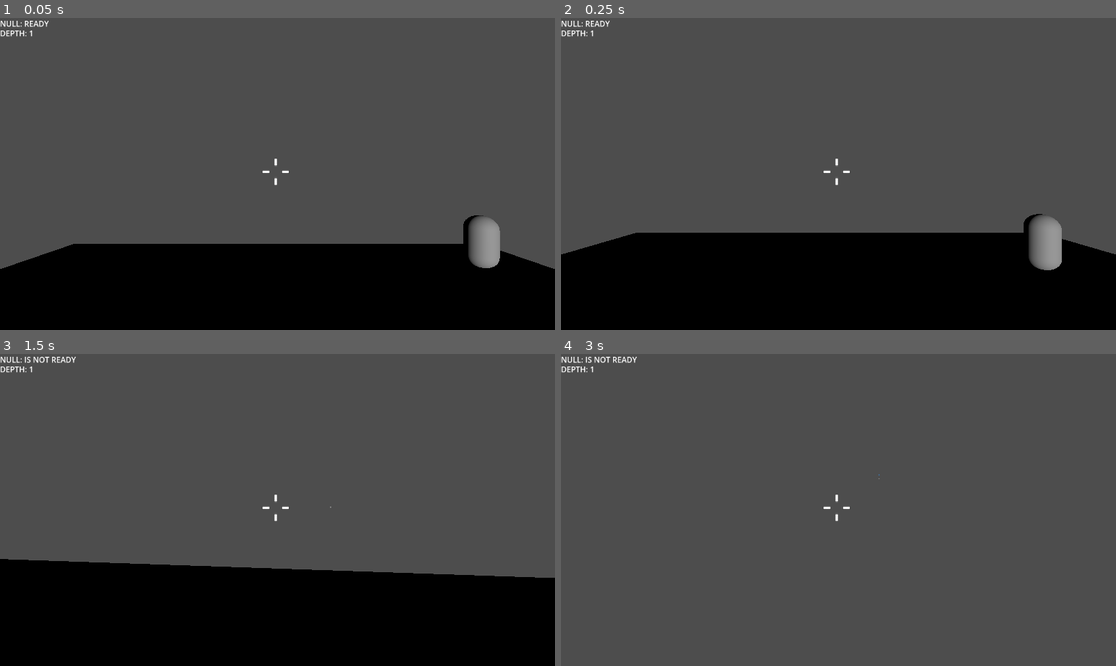
Above: before the commit, frames 1-4 (two rows, left to right).
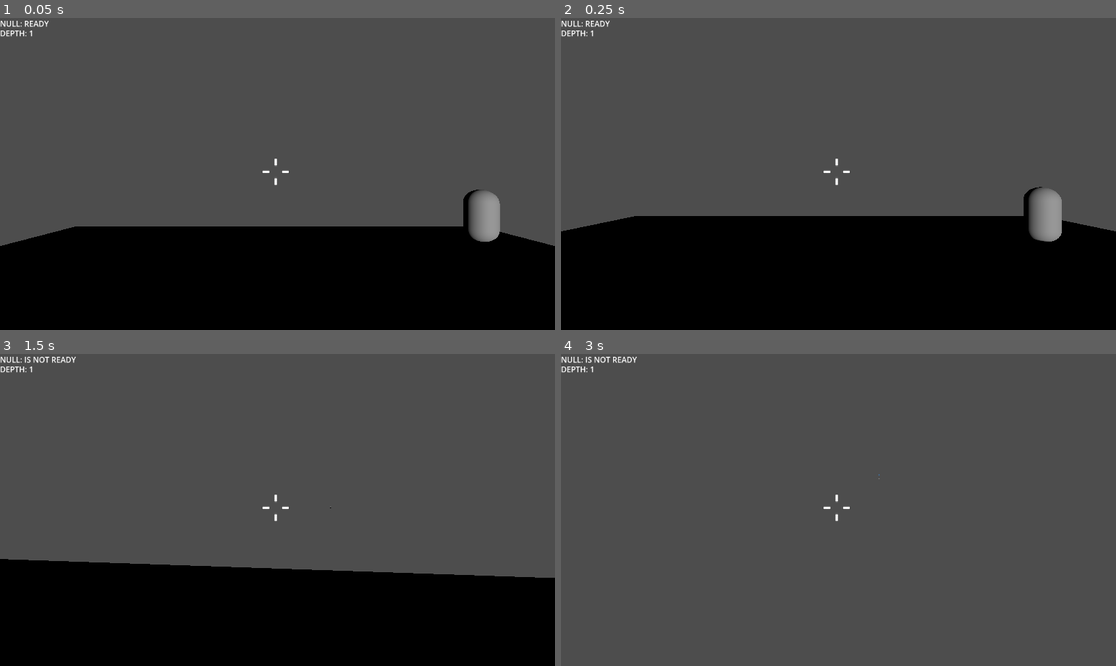
Above: after the commit, the same moments.

Repository: DanieleTrippodo/NULL_IS_NOT_READY_GODOT
Game: Godot game, scene res://Game/Main.tscn
Two runs of this game, one before a commit and one after it. Both use one fixed random seed, a clock stepped at 60 frames per second and the inputs below. The engine's default icon, where the game draws it, is replaced by a stand-in: a white triangle on a blue panel in a dark square.
Inputs (mouse positions are in pixels of both pictures, inside the frame that each line leads up to):
- Up to frame 1 (0.05 s): no input
- Up to frame 2 (0.25 s): no input
- Up to frame 3 (1.5 s): move the mouse to (305, 510) at 0.52 s; press the mouse at (305, 510) at 0.53 s; hold W (move_forward) from 0.53 s (still down); tap Space (jump) at 0.77, 1.07 s; tap Shift (dash, bound only after the commit) at 0.8, 1.35 s; move the mouse to (249, 510) at 1.27 s; release the mouse at (249, 510) at 1.28 s
- Up to frame 4 (3 s): keep holding W (move_forward); tap Space (jump) at 1.52, 1.55, 1.82 s; move the mouse to (849, 503) at 2.02 s; hold Space (jump) 2.03-2.78 s; click (849, 503) at 2.3 s; tap Enter at 2.75 s; move the mouse to (832, 516) at 2.77 s; tap E (interact) at 2.85 s

The runs differ from the first frame. In frame 1, 6.5% of the frame differs, in the area x 0-100%, y 55-81%; in frame 2, 6.4%; in frame 3, less than 0.1%; in frame 4, less than 0.1%.

Commit message:
Prototype Update
sistemati molti bug

Diff:
--- a/Enemies/chaser.gd
+++ b/Enemies/chaser.gd
@@ -4,7 +4,7 @@
 var target: Node3D = null
 
 const GRAVITY: float = 25.0
-const KILL_RADIUS: float = 1.0
+const KILL_RADIUS: float = 1.2 # fallback (solo X/Z)
 
 func set_target(t: Node3D) -> void:
 	target = t
@@ -13,6 +13,7 @@
 	if target == null:
 		return
 
+	# movimento verso player (solo X/Z)
 	var dir := (target.global_position - global_position)
 	dir.y = 0.0
 	dir = dir.normalized()
@@ -28,7 +29,15 @@
 
 	move_and_slide()
 
-	# kill solo in X/Z
+	# ✅ Kill affidabile: se ho colliso con il player
+	for i in range(get_slide_collision_count()):
+		var col := get_slide_collision(i)
+		var other := col.get_collider()
+		if other is Node and (other as Node).is_in_group("player"):
+			Signals.player_died.emit()
+			return
+
+	# Fallback (se per qualche motivo non collidono ma sono “incollati”)
 	var dx := target.global_position.x - global_position.x
 	var dz := target.global_position.z - global_position.z
 	if (dx * dx + dz * dz) <= (KILL_RADIUS * KILL_RADIUS):
--- a/Enemies/chaser.tscn
+++ b/Enemies/chaser.tscn
@@ -7,7 +7,6 @@
 [sub_resource type="CapsuleMesh" id="CapsuleMesh_6557k"]
 
 [node name="Chaser" type="CharacterBody3D" groups=["enemy"]]
-transform = Transform3D(1, 0, 0, 0, 1, 0, 0, 0, 1, 0, 1, 0)
 script = ExtResource("1_6557k")
 
 [node name="CollisionShape3D" type="CollisionShape3D" parent="."]
--- a/Game/Game.gd
+++ b/Game/Game.gd
@@ -26,9 +26,13 @@
 const FLOOR_RAY_DOWN: float = 50.0
 const FLOOR_EPS: float = 0.05
 
+# Restart guard
+var restarting: bool = false
+
 func _ready() -> void:
 	rng.randomize()
 	Run.reset()
+	restarting = false
 
 	Signals.request_shoot.connect(_on_request_shoot)
 	Signals.request_pickup.connect(_on_request_pickup)
@@ -71,6 +75,9 @@
 	player_root.add_child(player)
 
 func _spawn_wave() -> void:
+	if restarting:
+		return
+
 	if chaser_scene == null:
 		push_error("chaser_scene non assegnata in Main (inspector).")
 		return
@@ -106,7 +113,7 @@
 	var player := player_root.get_child(0) as Node3D
 	enemies_alive = 0
 
-	# composizione wave (no warning)
+	# composizione wave
 	var chasers: int = 2 + floori(float(Run.depth - 1) / 2.0)
 	chasers = min(max(chasers, 2), 6)
 
@@ -270,6 +277,8 @@
 # INPUT / SHOOT / PICKUP
 # -------------------------
 func _on_request_shoot(origin: Vector3, direction: Vector3) -> void:
+	if restarting:
+		return
 	if Run.null_ready == false:
 		return
 	if null_projectile_scene == null:
@@ -292,6 +301,8 @@
 		p.fire(origin, direction)
 
 func _on_request_pickup() -> void:
+	if restarting:
+		return
 	if null_instance == null:
 		return
 
@@ -308,6 +319,9 @@
 	Signals.null_ready_changed.emit(true)
 
 func _on_enemy_killed(enemy: Node) -> void:
+	if restarting:
+		return
+
 	if is_instance_valid(enemy):
 		enemy.queue_free()
 
@@ -319,7 +333,6 @@
 	if enemies_alive <= 0:
 		Run.depth += 1
 
-		# PERK random a fine wave
 		Run.grant_random_perk(rng)
 		Signals.perk_granted.emit(Run.last_perk_title, Run.last_perk_desc)
 
@@ -327,4 +340,12 @@
 		_spawn_wave()
 
 func _on_player_died() -> void:
-	get_tree().reload_current_scene()
+	if restarting:
+		return
+	restarting = true
+
+	# reset immediato dello stato run
+	Run.reset()
+
+	# reload fuori dal physics step
+	get_tree().call_deferred("reload_current_scene")
--- a/Game/Main.tscn
+++ b/Game/Main.tscn
@@ -32,3 +32,4 @@
 
 [node name="DirectionalLight3D" type="DirectionalLight3D" parent="."]
 transform = Transform3D(1, 0, 0, 0, 1, 0, 0, 0, 1, 0, 2.0265074, 0)
+shadow_enabled = true
--- a/Game/Run.gd
+++ b/Game/Run.gd
@@ -9,28 +9,34 @@
 var pickup_radius: float = 2.0
 
 var move_speed_mult: float = 1.0
+var air_speed_mult: float = 1.0
 
 var jump_enabled: bool = false
 var jump_velocity: float = 7.0
-var air_speed_mult: float = 1.0
-
 var flight_time_left: float = 0.0
 
 var turret_interval_mult: float = 1.0
 
-# ultimo perk ottenuto (per HUD)
+# NEW
+var null_speed_mult: float = 1.0
+var null_range_mult: float = 1.0
+var dash_enabled: bool = false
+
 var last_perk_title: String = ""
 var last_perk_desc: String = ""
 
-# pool (stringhe per evitare Variant)
 var perk_pool: Array[String] = [
 	"NULL_BOUNCE",
 	"JUMP_UNLOCK",
+	"JUMP_POWER",
 	"LONG_JUMP",
 	"FLIGHT_BURST",
 	"MAGNET_PICKUP",
 	"SPRINT",
-	"SLOW_TURRETS"
+	"SLOW_TURRETS",
+	"NULL_SPEED",
+	"NULL_RANGE",
+	"DASH_UNLOCK"
 ]
 
 func reset() -> void:
@@ -41,33 +47,36 @@
 	pickup_radius = 2.0
 
 	move_speed_mult = 1.0
+	air_speed_mult = 1.0
 
 	jump_enabled = false
 	jump_velocity = 7.0
-	air_speed_mult = 1.0
-
 	flight_time_left = 0.0
 
 	turret_interval_mult = 1.0
+
+	null_speed_mult = 1.0
+	null_range_mult = 1.0
+	dash_enabled = false
 
 	last_perk_title = ""
 	last_perk_desc = ""
 
 func grant_random_perk(rng: RandomNumberGenerator) -> void:
-	# prova più volte finché non trova un perk “utile”
-	for _i: int in range(20):
+	for _i: int in range(30):
 		var id: String = perk_pool[rng.randi_range(0, perk_pool.size() - 1)]
 		if _can_take(id):
 			_apply(id)
 			return
-
-	# fallback
 	_apply("NULL_BOUNCE")
 
 func _can_take(id: String) -> bool:
 	match id:
 		"JUMP_UNLOCK":
 			return not jump_enabled
+		"DASH_UNLOCK":
+			return not dash_enabled
+
 		"NULL_BOUNCE":
 			return null_bounces < 3
 		"LONG_JUMP":
@@ -78,6 +87,14 @@
 			return move_speed_mult < 2.0
 		"SLOW_TURRETS":
 			return turret_interval_mult < 2.0
+
+		"NULL_SPEED":
+			return null_speed_mult < 2.0
+		"NULL_RANGE":
+			return null_range_mult < 2.5
+		"JUMP_POWER":
+			return jump_velocity < 12.0
+
 		"FLIGHT_BURST":
 			return true
 		_:
@@ -95,30 +112,50 @@
 			last_perk_title = "JUMP UNLOCK"
 			last_perk_desc = "Ora puoi saltare."
 
+		"JUMP_POWER":
+			jump_velocity = min(jump_velocity + 1.0, 12.0)
+			last_perk_title = "JUMP POWER +1"
+			last_perk_desc = "Salto più alto (stackabile)."
+
 		"LONG_JUMP":
 			air_speed_mult = min(air_speed_mult + 0.25, 2.0)
 			last_perk_title = "LONG JUMP"
 			last_perk_desc = "Velocità in aria +25% (stackabile)."
 
 		"FLIGHT_BURST":
-			flight_time_left += 3.0
-			last_perk_title = "FLIGHT BURST"
-			last_perk_desc = "+3s di volo (si somma)."
+			flight_time_left += 5.0
+			last_perk_title = "FLIGHT BURST +5s"
+			last_perk_desc = "Volo per 5s (si somma)."
 
 		"MAGNET_PICKUP":
 			pickup_radius = min(pickup_radius + 1.0, 6.0)
-			last_perk_title = "MAGNET PICKUP"
+			last_perk_title = "MAGNET PICKUP +1m"
 			last_perk_desc = "Raggio pickup +1m (max 6m)."
 
 		"SPRINT":
 			move_speed_mult = min(move_speed_mult + 0.15, 2.0)
-			last_perk_title = "SPRINT"
+			last_perk_title = "SPRINT +15%"
 			last_perk_desc = "Velocità movimento +15% (stackabile)."
 
 		"SLOW_TURRETS":
 			turret_interval_mult = min(turret_interval_mult + 0.15, 2.0)
-			last_perk_title = "SLOW TURRETS"
+			last_perk_title = "SLOW TURRETS +15%"
 			last_perk_desc = "Turret più lenti (+15% intervallo)."
+
+		"NULL_SPEED":
+			null_speed_mult = min(null_speed_mult + 0.15, 2.0)
+			last_perk_title = "NULL SPEED +15%"
+			last_perk_desc = "Proiettile più veloce (stackabile)."
+
+		"NULL_RANGE":
+			null_range_mult = min(null_range_mult + 0.25, 2.5)
+			last_perk_title = "NULL RANGE +25%"
+			last_perk_desc = "Distanza prima del drop +25% (stackabile)."
+
+		"DASH_UNLOCK":
+			dash_enabled = true
+			last_perk_title = "DASH UNLOCK"
+			last_perk_desc = "Scatto rapido con Shift."
 
 		_:
 			last_perk_title = "UNKNOWN"
--- a/Player/player.gd
+++ b/Player/player.gd
@@ -8,12 +8,25 @@
 var pitch: float = 0.0
 
 const GRAVITY: float = 20.0
+
 var has_fly_down: bool = false
+var has_dash: bool = false
+
+# Dash (perk)
+var dash_cd: float = 0.0
+var dash_time_left: float = 0.0
+var dash_vel: Vector3 = Vector3.ZERO
+
+const DASH_DURATION: float = 0.12
+const DASH_COOLDOWN: float = 0.9
+const DASH_STRENGTH: float = 14.0
 
 func _ready() -> void:
 	Input.set_mouse_mode(Input.MOUSE_MODE_CAPTURED)
 	set_process_unhandled_input(true)
+
 	has_fly_down = InputMap.has_action("fly_down")
+	has_dash = InputMap.has_action("dash")
 
 func _unhandled_input(event: InputEvent) -> void:
 	if event is InputEventMouseMotion and Input.get_mouse_mode() == Input.MOUSE_MODE_CAPTURED:
@@ -27,14 +40,18 @@
 		Input.set_mouse_mode(Input.MOUSE_MODE_VISIBLE)
 
 	if event.is_action_pressed("shoot"):
-		var origin := camera.global_transform.origin
-		var dir := -camera.global_transform.basis.z
+		var origin: Vector3 = camera.global_transform.origin
+		var dir: Vector3 = -camera.global_transform.basis.z
 		Signals.request_shoot.emit(origin, dir)
 
 	if event.is_action_pressed("interact"):
 		Signals.request_pickup.emit()
 
 func _physics_process(delta: float) -> void:
+	# dash timers
+	dash_cd = max(dash_cd - delta, 0.0)
+	dash_time_left = max(dash_time_left - delta, 0.0)
+
 	# input movimento
 	var input_dir := Vector3.ZERO
 	if Input.is_action_pressed("move_forward"):
@@ -59,6 +76,19 @@
 	velocity.x = dir.x * speed
 	velocity.z = dir.z * speed
 
+	# DASH (solo se sbloccato e azione esiste)
+	if Run.dash_enabled and has_dash and dash_cd <= 0.0 and Input.is_action_just_pressed("dash"):
+		var fwd: Vector3 = -global_transform.basis.z
+		fwd.y = 0.0
+		fwd = fwd.normalized()
+		dash_vel = fwd * DASH_STRENGTH
+		dash_time_left = DASH_DURATION
+		dash_cd = DASH_COOLDOWN
+
+	if dash_time_left > 0.0:
+		velocity.x += dash_vel.x
+		velocity.z += dash_vel.z
+
 	# flight / gravity / jump
 	var flying: bool = Run.flight_time_left > 0.0
 
@@ -71,10 +101,8 @@
 		elif has_fly_down and Input.is_action_pressed("fly_down"):
 			vy = -Run.jump_velocity
 		velocity.y = vy
-
 	else:
 		if is_on_floor():
-			# salto sbloccato: qui NON verrà sovrascritto
 			if Run.jump_enabled and Input.is_action_just_pressed("jump"):
 				velocity.y = Run.jump_velocity
 			else:
--- a/Player/player.tscn
+++ b/Player/player.tscn
@@ -5,7 +5,6 @@
 [sub_resource type="CapsuleShape3D" id="CapsuleShape3D_hvfyp"]
 
 [node name="Player" type="CharacterBody3D" groups=["player"]]
-transform = Transform3D(1, 0, 0, 0, 1, 0, 0, 0, 1, 0, 1, 0)
 script = ExtResource("1_l8h54")
 
 [node name="CollisionShape3D" type="CollisionShape3D" parent="."]
--- a/Weapons/null_projectile.gd
+++ b/Weapons/null_projectile.gd
@@ -4,6 +4,7 @@
 enum State { FIRED, DROPPED }
 
 @onready var pickup_indicator: Sprite3D = $PickupIndicator
+@onready var col_shape: CollisionShape3D = $CollisionShape3D
 
 var state: int = State.FIRED
 var velocity: Vector3 = Vector3.ZERO
@@ -11,11 +12,21 @@
 var t: float = 0.0
 
 var bounces_left: int = 0
+var sweep_radius: float = 0.2
+
+func _ready() -> void:
+	# prova a leggere il raggio reale dalla shape (se è una SphereShape3D)
+	if col_shape != null and col_shape.shape is SphereShape3D:
+		sweep_radius = (col_shape.shape as SphereShape3D).radius
+	else:
+		sweep_radius = 0.2
 
 func fire(origin: Vector3, direction: Vector3) -> void:
-	var dir := direction.normalized()
+	var dir: Vector3 = direction.normalized()
 	global_position = origin + dir * 0.6
-	velocity = dir * Constants.NULL_SPEED
+
+	velocity = dir * (Constants.NULL_SPEED * Run.null_speed_mult)
+
 	state = State.FIRED
 	traveled = 0.0
 	t = 0.0
@@ -35,13 +46,7 @@
 	var to_pos: Vector3 = from_pos + step
 	traveled += step.length()
 
-	var space := get_world_3d().direct_space_state
-	var query := PhysicsRayQueryParameters3D.create(from_pos, to_pos)
-	query.exclude = [self]
-	query.collide_with_areas = false
-	query.collide_with_bodies = true
-
-	var hit: Dictionary = space.intersect_ray(query)
+	var hit: Dictionary = _sweep_thick(from_pos, to_pos)
 	if hit.size() > 0:
 		var hit_pos: Vector3 = hit["position"]
 		var hit_n: Vector3 = hit.get("normal", Vector3.UP)
@@ -50,7 +55,7 @@
 		global_position = hit_pos
 
 		# enemy kill
-		var enemy_node := _find_enemy_node(collider)
+		var enemy_node: Node = _find_enemy_node(collider)
 		if enemy_node != null:
 			Signals.enemy_killed.emit(enemy_node)
 			Signals.null_ready_changed.emit(true)
@@ -61,7 +66,6 @@
 		if bounces_left > 0:
 			bounces_left -= 1
 			velocity = velocity.bounce(hit_n)
-			# piccolo offset per evitare ri-hit immediato
 			global_position = hit_pos + hit_n * 0.05
 			return
 
@@ -70,8 +74,53 @@
 
 	global_position = to_pos
 
-	if traveled >= Constants.NULL_MAX_DISTANCE:
+	if traveled >= (Constants.NULL_MAX_DISTANCE * Run.null_range_mult):
 		_drop()
+
+# Raycast “spesso”: 5 raggi (centro + 4 offset) e prende l’hit più vicino
+func _sweep_thick(from_pos: Vector3, to_pos: Vector3) -> Dictionary:
+	var dir: Vector3 = to_pos - from_pos
+	if dir.length() < 0.0001:
+		return {}
+
+	dir = dir.normalized()
+
+	# costruisci due assi perpendicolari al verso di tiro
+	var right := dir.cross(Vector3.UP)
+	if right.length() < 0.001:
+		right = dir.cross(Vector3.FORWARD)
+	right = right.normalized()
+
+	var up := right.cross(dir).normalized()
+
+	var offsets: Array[Vector3] = [
+		Vector3.ZERO,
+		right * sweep_radius,
+		-right * sweep_radius,
+		up * sweep_radius,
+		-up * sweep_radius
+	]
+
+	var best_hit: Dictionary = {}
+	var best_dist: float = INF
+
+	var space := get_world_3d().direct_space_state
+
+	for off: Vector3 in offsets:
+		var q := PhysicsRayQueryParameters3D.create(from_pos + off, to_pos + off)
+		q.exclude = [self]
+		q.collide_with_areas = false
+		q.collide_with_bodies = true
+
+		var h: Dictionary = space.intersect_ray(q)
+		if h.size() > 0 and h.has("position"):
+			var p: Vector3 = h["position"]
+			var d: float = (p - from_pos).length()
+			if d < best_dist:
+				best_dist = d
+				best_hit = h
+
+	return best_hit
 
 func _find_enemy_node(collider: Object) -> Node:
 	if collider == null or not (collider is Node):
--- a/project.godot
+++ b/project.godot
@@ -68,3 +68,8 @@
 "events": [Object(InputEventKey,"resource_local_to_scene":false,"resource_name":"","device":-1,"window_id":0,"alt_press …(195 unchanged characters)…
 ]
 }
+dash={
+"deadzone": 0.2,
+"events": [Object(InputEventKey,"resource_local_to_scene":false,"resource_name":"","device":-1,"window_id":0,"alt_pressed":false,"shift_pressed":false,"ctrl_pressed":false,"meta_pressed":false,"pressed":false,"keycode":0,"physical_keycode":4194325,"key_label":0,"unicode":0,"location":0,"echo":false,"script":null)
+]
+}
